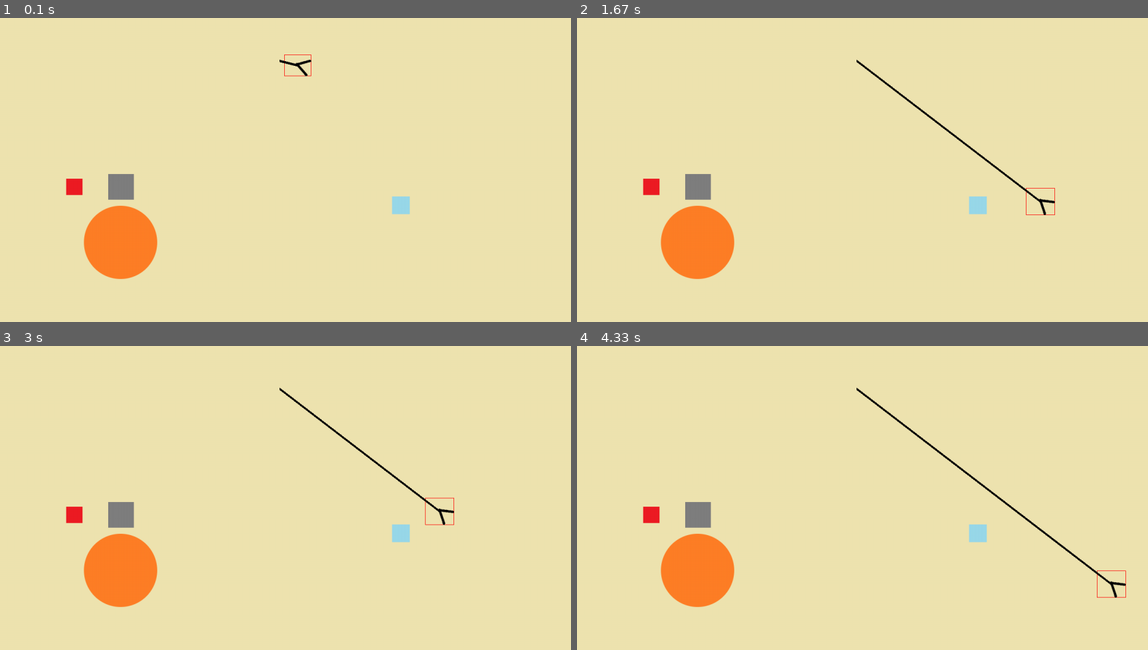
Above: before the commit, frames 1-4 (two rows, left to right).
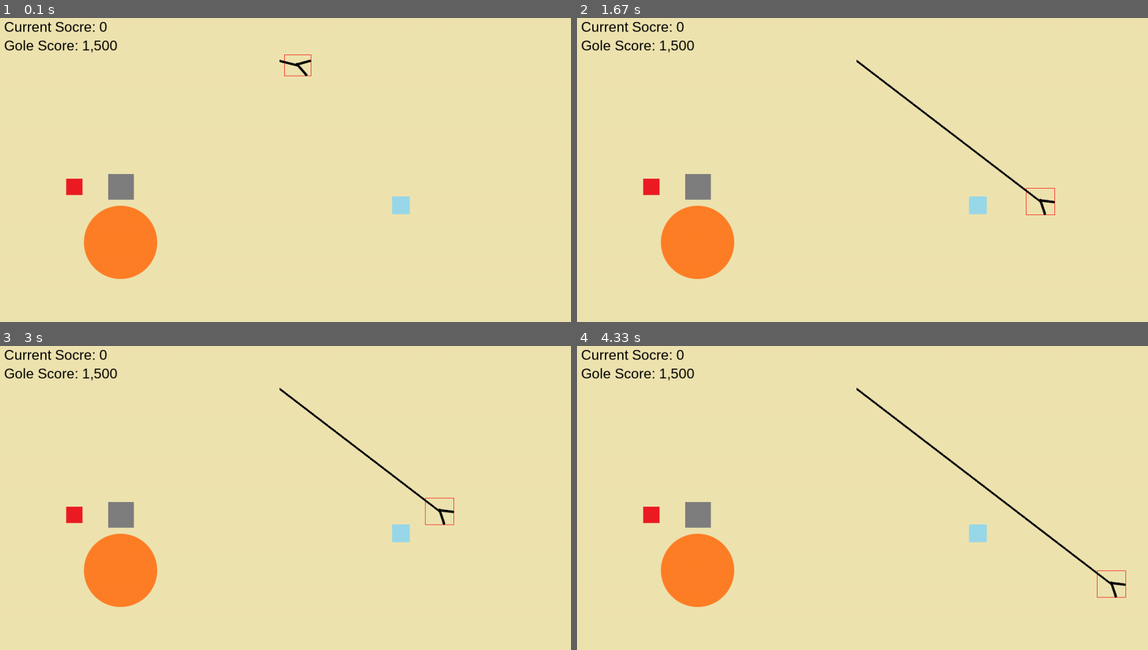
Above: after the commit, the same moments.

Repository: kjs2109/gold_mining_pygame
Game: pygame game, started from nadocoding_pygame.py
Same seed, same stepped clock (60 frames per second), same inputs: the game is played once before the commit and once after it.
Inputs (mouse positions are in pixels of both pictures, inside the frame that each line leads up to):
- Up to frame 1 (0.1 s): no input
- Up to frame 2 (1.67 s): click (856, 176) at 0.38 s
- Up to frame 3 (3 s): no input
- Up to frame 4 (4.33 s): click (833, 449) at 3.22 s

The runs differ from the first frame. In frame 1, 0.5% of the frame differs, in the area x 0-21%, y 1-12%; in frame 2, 0.5%; in frame 3, 0.5%; in frame 4, 0.5%.

Commit message:
13_score

Diff:
--- a/nadocoding_pygame.py
+++ b/nadocoding_pygame.py
@@ -1,4 +1,6 @@
-# 충돌 처리 (mask) 이미지 편집, collide_mask()
+# 게임 스코어 처리
+# 목표 점수 (1500)
+# 현재 점수 (300)
 import math
 import pygame
 import os
@@ -92,6 +94,18 @@
     # 다이아몬드
     gemstone_group.add(Gemstone(gemstone_images[3], (900, 420), diamond_price, diamond_speed))
 
+def update_score(score):
+    global curr_score
+    curr_score += score
+
+def display_score():
+    curr_score_text = game_font.render(f'Current Socre: {curr_score:,}', True, BLACK)
+    gole_score_text = game_font.render(f'Gole Score: {gole_score:,}', True, BLACK)
+
+    screen.blit(curr_score_text, (50, 20))
+    screen.blit(gole_score_text, (50, 60))
+
+
 pygame.init()
 
 screen_width = 1280
@@ -101,6 +115,8 @@
 pygame.display.set_caption('Gold Mining Game')
 
 clock = pygame.time.Clock()
+
+game_font = pygame.font.SysFont('arialrounded', 30)
 
 # 게임 관련 변수
 to_x = 0 # x좌표 기준으로 집게 이미지를 이동시킬 값 저장 변수
@@ -118,6 +134,9 @@
 # 색 변수
 RED = (255, 0, 0)
 BLACK = (0, 0, 0)
+
+gole_score = 1500
+curr_score = 0
 
 # 현재, 이미지 경로
 # 이렇게 해주면 게임의 파일 위치가 바껴도 현재위치를 계속 불러올 수 있다.
@@ -162,7 +181,7 @@
         to_x = 0
         claw.set_init_state()
         if caught_gemstone: # 잡힌 보석이 있을 때
-            #update_score(caught_gemstone.price)
+            update_score(caught_gemstone.price)
             gemstone_group.remove(caught_gemstone) # 그룹에서 잡힌 보석 제외
             caught_gemstone = None
 
@@ -186,6 +205,8 @@
 
     claw.draw(screen)
 
+    display_score()
+
     pygame.display.update()
 
 pygame.quit()
--- a/practice.py
+++ b/practice.py
@@ -1,4 +1,2 @@
-import math
-
-rad_angle = math.radians(170)
-print(rad_angle)
+import pygame
+print(pygame.font.get_fonts())
